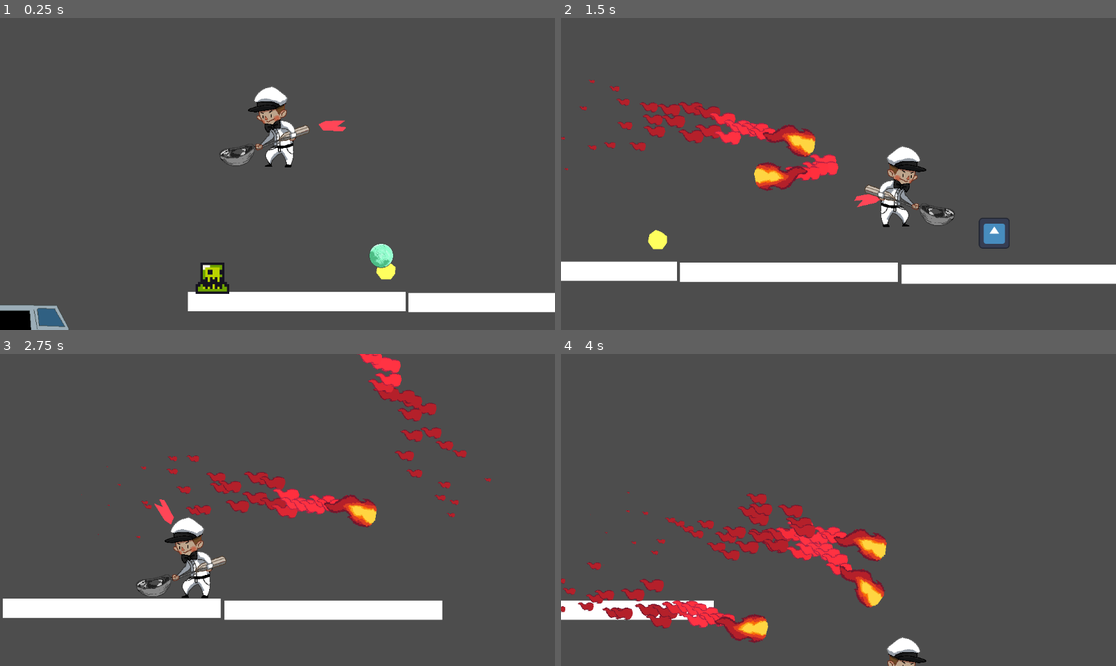
Above: before the commit, frames 1-4 (two rows, left to right).
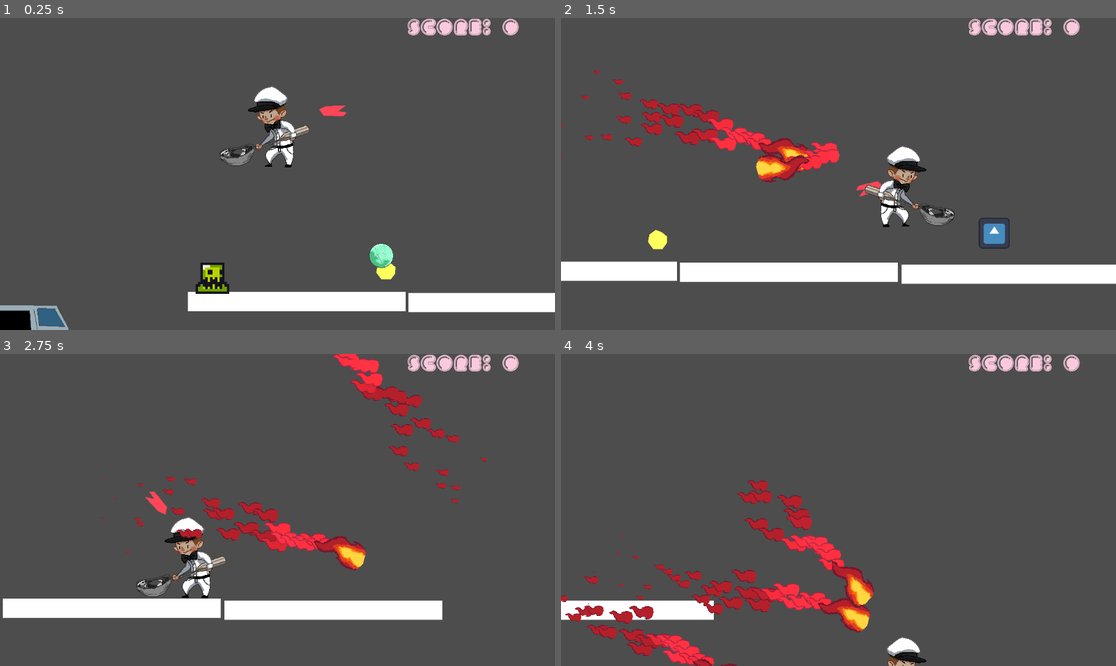
Above: after the commit, the same moments.

Repository: KarlJungtow/Minijam_icecream
Game: Godot game, scene res://scenes/test_level.tscn
Same seed, same stepped clock (60 frames per second), same inputs: the game is played once before the commit and once after it. The engine's default icon, where the game draws it, is replaced by a stand-in: a white triangle on a blue panel in a dark square.
Inputs (mouse positions are in pixels of both pictures, inside the frame that each line leads up to):
- Up to frame 1 (0.25 s): no input
- Up to frame 2 (1.5 s): move the mouse to (960, 158) at 0.52 s; press the mouse at (960, 158) at 0.53 s; hold D (move-right) from 0.53 s (still down); tap W (jump) at 0.77 s; move the mouse to (727, 189) at 1.27 s; release the mouse at (727, 189) at 1.28 s; click (727, 189) at 1.35 s
- Up to frame 3 (2.75 s): tap W (jump) at 1.52 s; move the mouse to (333, 441) at 2.02 s; release D (move-right) at 2.03 s; press the mouse at (333, 441) at 2.03 s; hold A (move-left) from 2.03 s (still down)
- Up to frame 4 (4 s): move the mouse to (810, 572) at 2.77 s; release A (move-left) at 2.78 s; release the mouse at (810, 572) at 2.78 s; hold D (move-right) from 2.78 s (still down); click (810, 572) at 2.85 s; tap W (jump) at 3.02, 3.77 s; move the mouse to (1005, 556) at 3.52 s; press the mouse at (1005, 556) at 3.53 s

The runs differ from the first frame. In frame 1, 1.0% of the frame differs, in the area x 57-94%, y 0-37%; in frame 2, 4.8%; in frame 3, 7.5%; in frame 4, 10%, in the area x 0-94%, y 0-100%.

Commit message:
add score label hud

Diff:
--- /dev/null
+++ b/hud/ScoreLabel.gd
@@ -0,0 +1,11 @@
+extends Label
+
+
+# Called when the node enters the scene tree for the first time.
+func _ready() -> void:
+	pass
+
+
+# Called every frame. 'delta' is the elapsed time since the previous frame.
+func _process(delta: float) -> void:
+	self.text = "Score: " + str(G.score)
--- /dev/null
+++ b/hud/hud.tscn
@@ -0,0 +1,27 @@
+[gd_scene load_steps=4 format=3 uid="uid://basn1mplc0hxk"]
+
+[ext_resource type="FontFile" uid="uid://dswc3oqkjpinq" path="res://assets/font.ttf" id="1_r8nm2"]
+[ext_resource type="Script" path="res://hud/ScoreLabel.gd" id="2_7lxna"]
+
+[sub_resource type="LabelSettings" id="LabelSettings_vdrcv"]
+font = ExtResource("1_r8nm2")
+font_size = 48
+font_color = Color(0.97849, 0.788416, 0.871419, 1)
+
+[node name="Hud" type="Node2D"]
+
+[node name="HudCanvas" type="CanvasLayer" parent="."]
+
+[node name="score" type="Label" parent="HudCanvas"]
+anchors_preset = 1
+anchor_left = 1.0
+anchor_right = 1.0
+offset_left = -307.0
+offset_bottom = 64.0
+grow_horizontal = 0
+text = "score: 0"
+label_settings = SubResource("LabelSettings_vdrcv")
+autowrap_mode = 2
+text_overrun_behavior = 1
+script = ExtResource("2_7lxna")
+metadata/_edit_use_anchors_ = true
--- a/scenes/player.tscn
+++ b/scenes/player.tscn
@@ -1,7 +1,8 @@
-[gd_scene load_steps=10 format=3 uid="uid://bjkukdy2ofn8t"]
+[gd_scene load_steps=11 format=3 uid="uid://bjkukdy2ofn8t"]
 
 [ext_resource type="Script" path="res://scenes/player.gd" id="1_miuig"]
 [ext_resource type="Texture2D" uid="uid://c0favpk0lxg1p" path="res://assets/Player.png" id="2_875oh"]
+[ext_resource type="PackedScene" uid="uid://basn1mplc0hxk" path="res://hud/hud.tscn" id="2_yrh88"]
 [ext_resource type="AudioStream" uid="uid://ciyb4jpleh0hu" path="res://sounds/jump1.wav" id="3_x7s2x"]
 [ext_resource type="AudioStream" uid="uid://dtivltqjafkmn" path="res://sounds/jump2.wav" id="4_jbenm"]
 [ext_resource type="AudioStream" uid="uid://cjvm8b12hbbmi" path="res://sounds/die1.wav" id="5_tgbxs"]
@@ -11,20 +12,20 @@
 radius = 44.0
 height = 170.0
 
-[sub_resource type="AudioStreamRandomizer" id="AudioStreamRandomizer_vh3kp"]
+[sub_resource type="AudioStreamRandomizer" id="AudioStreamRandomizer_n1v20"]
+playback_mode = 1
+streams_count = 2
+stream_0/stream = ExtResource("3_x7s2x")
+stream_0/weight = 1.0
+stream_1/stream = ExtResource("4_jbenm")
+stream_1/weight = 1.0
+
+[sub_resource type="AudioStreamRandomizer" id="AudioStreamRandomizer_facd4"]
 playback_mode = 1
 streams_count = 2
 stream_0/stream = ExtResource("5_tgbxs")
 stream_0/weight = 1.0
 stream_1/stream = ExtResource("6_vty3q")
-stream_1/weight = 1.0
-
-[sub_resource type="AudioStreamRandomizer" id="AudioStreamRandomizer_wiegp"]
-playback_mode = 1
-streams_count = 2
-stream_0/stream = ExtResource("3_x7s2x")
-stream_0/weight = 1.0
-stream_1/stream = ExtResource("4_jbenm")
 stream_1/weight = 1.0
 
 [node name="Player" type="CharacterBody2D" groups=["Player"]]
@@ -35,6 +36,8 @@
 shape = SubResource("CapsuleShape2D_1o1e8")
 
 [node name="FlameThrowerAnchor" type="Node2D" parent="."]
+visible = false
+position = Vector2(1, -31)
 
 [node name="PlaceHolderFlameThrower" type="Polygon2D" parent="FlameThrowerAnchor"]
 position = Vector2(131, -2)
@@ -65,10 +68,13 @@
 editor_draw_limits = true
 editor_draw_drag_margin = true
 
-[node name="dying_sounds" type="AudioStreamPlayer" parent="."]
-stream = SubResource("AudioStreamRandomizer_vh3kp")
+[node name="Hud" parent="Camera2D" instance=ExtResource("2_yrh88")]
+position = Vector2(2.08165e-12, 2.08165e-12)
 
 [node name="jumps_sounds" type="AudioStreamPlayer" parent="."]
-stream = SubResource("AudioStreamRandomizer_wiegp")
+stream = SubResource("AudioStreamRandomizer_n1v20")
+
+[node name="dying_sounds" type="AudioStreamPlayer" parent="."]
+stream = SubResource("AudioStreamRandomizer_facd4")
 
 [connection signal="area_entered" from="PlayerDetectionBox" to="." method="_on_player_detection_box_area_entered"]
Binary file added: assets/font.ttf
Not shown, added: assets/font.ttf.import
Not shown: 1 places in scenes/collectable.tscn that only renumber resources
Not shown: 1 places in scenes/test_level.tscn that only renumber resources
Not shown, added: licenses.md
